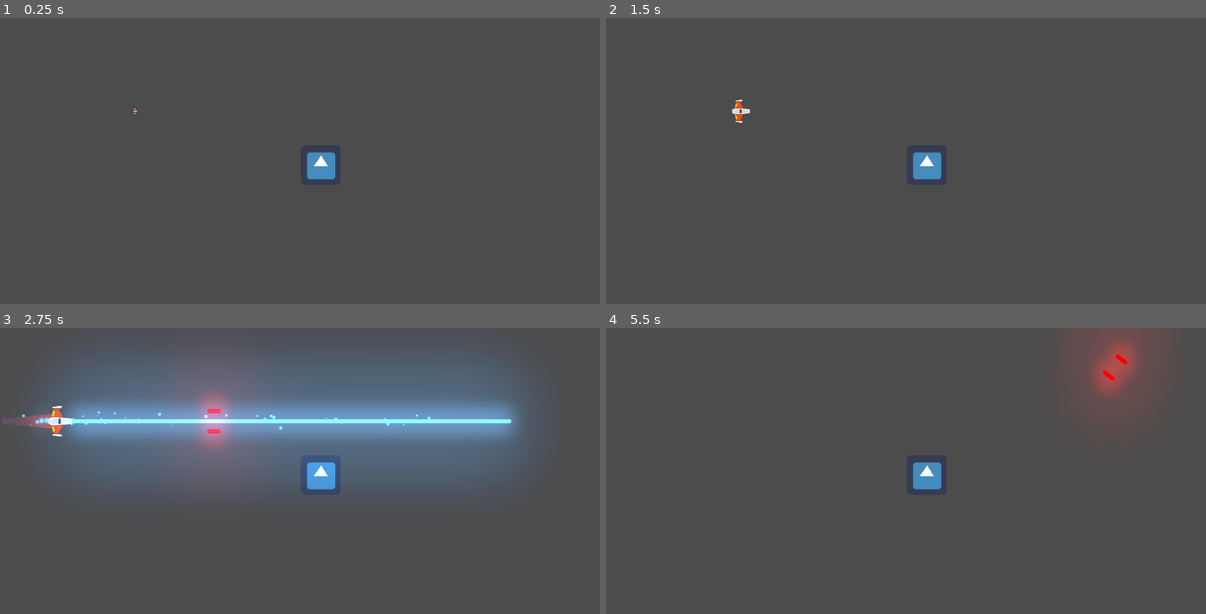
Above: before the commit, frames 1-4 (two rows, left to right).
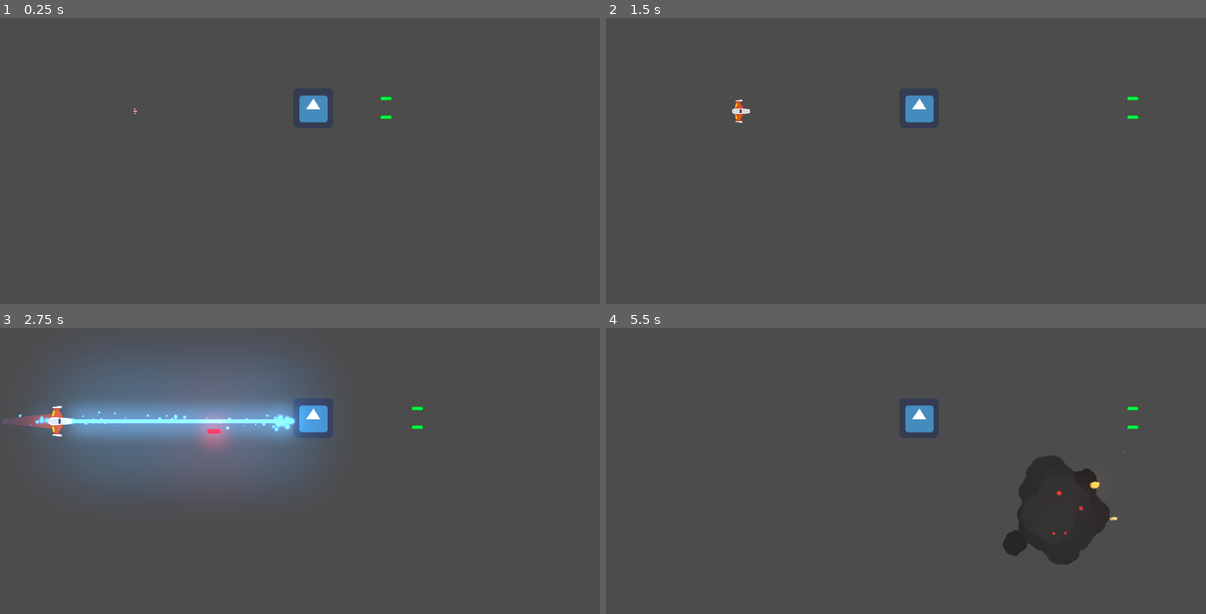
Above: after the commit, the same moments.

Repository: AdrianPerera97/Meteoritos
Game: Godot game, scene res://Juego/Niveles/NivelTest.tscn
The game is run twice, just before and just after one commit, with the same random seed, the same clock (stepped at 60 frames per second) and the same inputs. The engine's default icon, where the game draws it, is replaced by a stand-in: a white triangle on a blue panel in a dark square.
Inputs (mouse positions are in pixels of both pictures, inside the frame that each line leads up to):
- Up to frame 1 (0.25 s): no input
- Up to frame 2 (1.5 s): move the mouse to (1038, 169) at 0.52 s; hold W (mover_adelante) 0.53-1.28 s; hold Space (disparo_principal) 0.53-1.28 s; move the mouse to (786, 203) at 1.27 s; hold S (mover_atras) from 1.28 s (still down); tap Space (disparo_principal) at 1.35 s
- Up to frame 3 (2.75 s): move the mouse to (360, 422) at 2.02 s; release S (mover_atras) at 2.03 s; hold W (mover_adelante) from 2.03 s (still down); hold Right mouse button (disparo_secundario) from 2.03 s (still down); tap Space (disparo_principal) at 2.3 s
- Up to frame 4 (5.5 s): move the mouse to (876, 562) at 2.77 s; release Right mouse button (disparo_secundario) at 2.78 s; tap A (rotar_antihorario) at 2.85 s; tap Space (disparo_principal) at 3.05, 3.8, 4.35 s; move the mouse to (1086, 548) at 3.52 s; release W (mover_adelante) at 3.53 s; hold D (rotar_horario) 3.53-4.28 s; hold S (mover_atras) from 3.53 s (still down); move the mouse to (726, 445) at 4.27 s; move the mouse to (936, 496) at 5.02 s; hold Space (disparo_principal) from 5.03 s (still down)

The runs differ from the first frame. In frame 1, 1.0% of the frame differs, in the area x 49-66%, y 26-57%; in frame 2, 1.0%; in frame 3, 17%, in the area x 3-89%, y 9-58%; in frame 4, 8.0%.

Commit message:
Daño
Generamos daño al enemigo con los disparos primarios y secundarios, y también que nos genere daño el enemigo.
Hicimos corrección de errores de los disparos y muerte del player.

Diff:
--- a/Juego/Autoloads/Eventos.gd
+++ b/Juego/Autoloads/Eventos.gd
@@ -1,4 +1,4 @@
 extends Node
 
 signal disparo(proyectil)
-signal nave_destruida(posicion,explosiones)
+signal nave_destruida(posicion, explosiones)
--- /dev/null
+++ b/Juego/Enemigos/AreaColision.gd
@@ -0,0 +1,17 @@
+extends Area2D
+
+
+# Declare member variables here. Examples:
+# var a = 2
+# var b = "text"
+
+
+# Called when the node enters the scene tree for the first time.
+func _ready():
+	pass # Replace with function body.
+
+# Metodos custom
+# Para que el Area2D reconozca el daño de los proyectiles
+# (el nodo raíz es Node2D y nosotros necesitamos el Area2D)
+func recibir_danio(danio: float) -> void:
+	owner.recibir_danio(danio)
--- a/Juego/Enemigos/EnemigoDummy.gd
+++ b/Juego/Enemigos/EnemigoDummy.gd
@@ -1,7 +1,15 @@
-##class_name EnemigoDummy
-extends Node2D
+class_name EnemigoDummy extends Node2D
 
-#var hitpoints:float = 10.0
+var hitpoints:float = 10.0
+
+func _process(_delta: float) -> void:
+	$Canion.set_esta_disparando(true)
+
+# Metodos custom
+func recibir_danio(danio: float) -> void:
+	hitpoints -= danio
+	if hitpoints <= 0:
+		queue_free()
 
 # Señales internas
 func _on_Area2D_body_entered(body: Node) -> void:
--- a/Juego/Enemigos/EnemigoDummy.tscn
+++ b/Juego/Enemigos/EnemigoDummy.tscn
@@ -1,17 +1,21 @@
-[gd_scene load_steps=4 format=2]
+[gd_scene load_steps=7 format=2]
 
 [ext_resource path="res://icon.png" type="Texture" id=1]
 [ext_resource path="res://Juego/Enemigos/EnemigoDummy.gd" type="Script" id=2]
+[ext_resource path="res://Juego/Enemigos/AreaColision.gd" type="Script" id=3]
+[ext_resource path="res://Juego/Proyectiles/Canion.tscn" type="PackedScene" id=4]
+[ext_resource path="res://Juego/Proyectiles/ProyectilEnemigo.tscn" type="PackedScene" id=5]
 
 [sub_resource type="RectangleShape2D" id=1]
-extents = Vector2( 66.954, 65.0732 )
+extents = Vector2( 67, 67 )
 
 [node name="EnemigoDummy" type="Node2D"]
 script = ExtResource( 2 )
 
 [node name="Area2D" type="Area2D" parent="."]
 collision_layer = 2
-collision_mask = 9
+collision_mask = 13
+script = ExtResource( 3 )
 
 [node name="CollisionShape2D" type="CollisionShape2D" parent="Area2D"]
 shape = SubResource( 1 )
@@ -20,4 +24,15 @@
 scale = Vector2( 2, 2 )
 texture = ExtResource( 1 )
 
+[node name="Canion" parent="." instance=ExtResource( 4 )]
+proyectil = ExtResource( 5 )
+
+[node name="PuntoInzquierdo" parent="Canion" index="0"]
+position = Vector2( 0, -30 )
+
+[node name="PuntoDerecho" parent="Canion" index="1"]
+position = Vector2( 0, 30 )
+
 [connection signal="body_entered" from="Area2D" to="." method="_on_Area2D_body_entered"]
+
+[editable path="Canion"]
--- a/Juego/Explosiones/Explosion.tscn
+++ b/Juego/Explosiones/Explosion.tscn
@@ -220,7 +220,7 @@
 "values": [ true, false ]
 }
 tracks/8/type = "value"
-tracks/8/path = NodePath("ExplosionSFX:playing")
+tracks/8/path = NodePath("AudioStreamPlayer2D:playing")
 tracks/8/interp = 1
 tracks/8/loop_wrap = true
 tracks/8/imported = false
@@ -280,7 +280,6 @@
 
 [node name="FireTrailParticles2D4" type="Particles2D" parent="FireTrails"]
 modulate = Color( 1.2, 1.2, 1.2, 1 )
-emitting = false
 amount = 50
 lifetime = 0.5
 randomness = 0.5
@@ -322,7 +321,5 @@
 autoplay = "Explode"
 anims/Explode = SubResource( 17 )
 
-[node name="ExplosionSFX" type="AudioStreamPlayer2D" parent="."]
-position = Vector2( -2, 0 )
+[node name="AudioStreamPlayer2D" type="AudioStreamPlayer2D" parent="."]
 stream = ExtResource( 4 )
-bus = "SFX"
--- a/Juego/Naves/Player/Player.gd
+++ b/Juego/Naves/Player/Player.gd
@@ -8,6 +8,7 @@
 export var potencia_motor:int =50
 export var potencia_rotacion:int =280
 export var estela_maxima:int=150
+export var hitpoints:float = 15.0
 
 # Atributos
 var empuje:Vector2=Vector2.ZERO
@@ -20,6 +21,7 @@
 onready var estela:Estela=$EstelaPuntoInicio/Trail2D
 onready var motor_sfx:Motor=$MotorSFX
 onready var colisionador:CollisionShape2D=$CollisionShape2D
+onready var impacto_sfx:AudioStreamPlayer = $ImpactoSFX
 
 #Metodos Custom
 func controlador_estados(nuevo_estado:int)-> void:
@@ -35,7 +37,7 @@
 		ESTADO.MUERTO:
 			colisionador.set_deferred("disabled",true)
 			canion.set_puede_disparar(false)
-			Eventos.emit_signal("nave_destruida",global_position,3)
+			Eventos.emit_signal("nave_destruida", global_position, 3)
 			queue_free()
 		_:
 			printerr("Error de estado")
@@ -53,11 +55,12 @@
 func _ready() -> void:
 	controlador_estados(estado_actual)
 
-func _integrate_forces(state: Physics2DDirectBodyState) -> void:
+
+func _integrate_forces(_state: Physics2DDirectBodyState) -> void:
 	apply_central_impulse(empuje.rotated(rotation))
 	apply_torque_impulse(dir_rotacion*potencia_motor)
 
-func _process(delta: float) -> void:
+func _process(_delta: float) -> void:
 	player_input()
 
 func player_input() -> void:
@@ -103,6 +106,13 @@
 	if (event.is_action_released("mover_adelante") or event.is_action_released("mover_atras")):
 		motor_sfx.sonido_off()
 
+func recibir_danio(danio: float) -> void:
+	#danio_recibido_sfx.play()
+	hitpoints -= danio
+	if hitpoints <= 0.0:
+		destruir()
+	impacto_sfx.play()
+
 ##Señales internas
 func _on_AnimationPlayer_animation_finished(anim_name: String) -> void:
 	if anim_name=="spawn":
--- a/Juego/Naves/Player/Player.tscn
+++ b/Juego/Naves/Player/Player.tscn
@@ -7,6 +7,7 @@
 [ext_resource path="res://Juego/Proyectiles/Laser/LaserBeam2D.tscn" type="PackedScene" id=5]
 [ext_resource path="res://Juego/Naves/Player/Estela/Trail2D.tscn" type="PackedScene" id=6]
 [ext_resource path="res://Juego/Naves/Player/Motor/MotorSFX.tscn" type="PackedScene" id=7]
+[ext_resource path="res://Juego/Naves/Player/impacto_sound.ogg" type="AudioStream" id=8]
 
 [sub_resource type="CircleShape2D" id=1]
 radius = 37.7376
@@ -67,12 +68,16 @@
 max_points = 150
 target_path = NodePath("..")
 
-[node name="MotorSFX" parent="." instance=ExtResource( 7 )]
-
 [node name="AnimationPlayer" type="AnimationPlayer" parent="."]
 autoplay = "spawn"
 anims/spawn = SubResource( 2 )
 
+[node name="MotorSFX" parent="." instance=ExtResource( 7 )]
+
+[node name="ImpactoSFX" type="AudioStreamPlayer" parent="."]
+stream = ExtResource( 8 )
+bus = "SFX"
+
 [connection signal="animation_finished" from="AnimationPlayer" to="." method="_on_AnimationPlayer_animation_finished"]
 
 [editable path="Canion"]
--- a/Juego/Niveles/Nivel.gd
+++ b/Juego/Niveles/Nivel.gd
@@ -2,7 +2,7 @@
 extends Node2D
 
 #Atributos Export
-export var explosion:PackedScene=null
+export var explosion:PackedScene = null
 #Atributos onready
 onready var contenedor_proyectiles:Node
 
@@ -13,20 +13,20 @@
 
 #Metodos custom
 func conectar_seniales()-> void:
-	Eventos.connect("disparo",self,"_on_disparo")
-	Eventos.connect("nave_destruida",self,"_on_nave_destruida")
+	Eventos.connect("disparo", self, "_on_disparo")
+	Eventos.connect("nave_destruida", self, "_on_nave_destruida")
 
 func crear_contenedores()-> void:
-	contenedor_proyectiles=Node.new()
-	contenedor_proyectiles.name="ContenedorProyectiles"
+	contenedor_proyectiles = Node.new()
+	contenedor_proyectiles.name = "ContenedorProyectiles"
 	add_child(contenedor_proyectiles)
 
-func _on_disparo(proyectil:Proyectil) -> void:
+func _on_disparo(proyectil: Proyectil) -> void:
 	contenedor_proyectiles.add_child(proyectil)
 
-func _on_nave_destruida(posicion: Vector2, num_explosiones:int)-> void:
-	for i in range(num_explosiones):
-		var new_explosion:Node2D=explosion.instance()
-		new_explosion.global_position=posicion
+func _on_nave_destruida(posicion: Vector2, num_explosiones: int) -> void:
+	for _i in range(num_explosiones):
+		var new_explosion:Node2D = explosion.instance()
+		new_explosion.global_position = posicion
 		add_child(new_explosion)
 		yield(get_tree().create_timer(0.6),"timeout")
--- a/Juego/Niveles/NivelTest.tscn
+++ b/Juego/Niveles/NivelTest.tscn
@@ -20,5 +20,4 @@
 environment = ExtResource( 2 )
 
 [node name="EnemigoDummy" parent="." instance=ExtResource( 5 )]
-position = Vector2( 530.52, 171.864 )
-z_as_relative = false
+position = Vector2( 506.03, -10.6909 )
--- a/Juego/Proyectiles/Canion.gd
+++ b/Juego/Proyectiles/Canion.gd
@@ -1,58 +1,57 @@
-class_name Canion
-extends Node2D
+class_name Canion extends Node2D
+
 
 # Atributos export
-export var proyectil:PackedScene=null
-export var cadencia_disparo:float=0.8
-export var velocidad_proyectil:int=100
-export var danio_proyectil:int=1
+export var proyectil:PackedScene = null
+export var cadencia_disparo:float = 0.8
+export var velocidad_proyectil:int = 100
+export var danio_proyectil:int = 1
 
-#Atributos onready
-onready var timer_enfriamiento:Timer=$TimerEnfriamiento
-onready var disparo_sfx:AudioStreamPlayer2D=$DisparoSFX
-onready var esta_enfriado:bool=true
-onready var esta_disparando:bool=false setget set_esta_disparando
-onready var puede_disparar:bool=false setget set_puede_disparar
+# Atributos onready
+onready var timer_enfriamiento:Timer = $TimerEnfriamiento
+onready var disparo_sfx:AudioStreamPlayer2D = $DisparoSFX
+onready var esta_enfriado:bool = true
+onready var esta_disparando:bool = false setget set_esta_disparando
+onready var puede_disparar:bool = false setget set_puede_disparar
 
-#Atributos
-var puntos_disparo:Array=[]
+# Atributos
+var puntos_disparo:Array = []
 
 # Setters y Getters
-func set_esta_disparando(disparando:bool)->void:
-	esta_disparando=disparando
+func set_esta_disparando(disparando: bool) -> void:
+	esta_disparando = disparando
 
-func set_puede_disparar(duenio_puede:bool)->void:
-	puede_disparar=duenio_puede
+func set_puede_disparar(duenio_puede: bool) -> void:
+	puede_disparar = duenio_puede
 
-#Metodos
+# Metodos
 func _ready() -> void:
 	almacenar_puntos_disparo()
-	timer_enfriamiento.wait_time=cadencia_disparo
+	timer_enfriamiento.wait_time = cadencia_disparo
 
 func _process(_delta: float) -> void:
 	if esta_disparando and esta_enfriado:
 		disparar()
 
-func disparar()->void:
-	esta_enfriado=false
+# Metodos custom
+func almacenar_puntos_disparo() -> void:
+	for nodo in get_children():
+		if nodo is Position2D:
+			puntos_disparo.append(nodo)
+
+func disparar() -> void:
+	esta_enfriado = false
 	disparo_sfx.play()
 	timer_enfriamiento.start()
 	for punto_disparo in puntos_disparo:
-		#disparo_sfx.play()
 		var new_proyectil:Proyectil = proyectil.instance()
 		new_proyectil.crear(
 			punto_disparo.global_position,
 			get_owner().rotation,
 			velocidad_proyectil,
 			danio_proyectil
-			)
-		Eventos.emit_signal("disparo",new_proyectil)
-
-#Metodos custom
-func almacenar_puntos_disparo()->void:
-	for nodo in get_children():
-		if nodo is Position2D:
-			puntos_disparo.append(nodo)
+		)
+		Eventos.emit_signal("disparo", new_proyectil)
 
 func _on_TimerEnfriamiento_timeout() -> void:
-	esta_enfriado=true
+	esta_enfriado = true
--- a/Juego/Proyectiles/Canion.tscn
+++ b/Juego/Proyectiles/Canion.tscn
@@ -1,20 +1,20 @@
 [gd_scene load_steps=4 format=2]
 
-[ext_resource path="res://Juego/Proyectiles/Proyectil.tscn" type="PackedScene" id=1]
-[ext_resource path="res://Juego/Proyectiles/Canion.gd" type="Script" id=2]
+[ext_resource path="res://Juego/Proyectiles/Canion.gd" type="Script" id=1]
+[ext_resource path="res://Juego/Proyectiles/ProyectilPlayer.tscn" type="PackedScene" id=2]
 [ext_resource path="res://Juego/Proyectiles/disparo.wav" type="AudioStream" id=3]
 
 [node name="Canion" type="Node2D"]
-script = ExtResource( 2 )
-proyectil = ExtResource( 1 )
+script = ExtResource( 1 )
+proyectil = ExtResource( 2 )
+velocidad_proyectil = 1000
 
-[node name="PuntoIzquierdo" type="Position2D" parent="."]
+[node name="PuntoInzquierdo" type="Position2D" parent="."]
 
 [node name="PuntoDerecho" type="Position2D" parent="."]
 
 [node name="DisparoSFX" type="AudioStreamPlayer2D" parent="."]
 stream = ExtResource( 3 )
-bus = "SFX"
 
 [node name="TimerEnfriamiento" type="Timer" parent="."]
 
--- a/Juego/Proyectiles/Laser/LaserBeam2D.gd
+++ b/Juego/Proyectiles/Laser/LaserBeam2D.gd
@@ -10,6 +10,8 @@
 export var max_length := 1400.0
 # Base duration of the tween animation in seconds.
 export var growth_time := 0.1
+# Danio del laser
+export var radio_danio: int = 4
 
 # If `true`, the laser is firing.
 # It plays appearing and disappearing animations when it's not animating.
@@ -33,7 +35,7 @@
 
 func _physics_process(delta: float) -> void:
 	cast_to = (cast_to + Vector2.RIGHT * cast_speed * delta).clamped(max_length)
-	cast_beam()
+	cast_beam(delta)
 
 
 func set_is_casting(cast: bool) -> void:
@@ -56,7 +58,7 @@
 
 # Controls the emission of particles and extends the Line2D to `cast_to` or the ray's
 # collision point, whichever is closest.
-func cast_beam() -> void:
+func cast_beam(delta: float) -> void:
 	var cast_point := cast_to
 
 	force_raycast_update()
@@ -66,6 +68,8 @@
 		cast_point = to_local(get_collision_point())
 		collision_particles.global_rotation = get_collision_normal().angle()
 		collision_particles.position = cast_point
+		if get_collider().has_method("recibir_danio"):
+			get_collider().recibir_danio(radio_danio*delta)
 
 	fill.points[1] = cast_point
 	beam_particles.position = cast_point * 0.5
--- a/Juego/Proyectiles/Laser/LaserBeam2D.tscn
+++ b/Juego/Proyectiles/Laser/LaserBeam2D.tscn
@@ -64,6 +64,8 @@
 z_index = 41
 enabled = true
 cast_to = Vector2( 0, 0 )
+collision_mask = 6
+collide_with_areas = true
 script = ExtResource( 1 )
 
 [node name="FillLine2D" type="Line2D" parent="."]
--- a/Juego/Proyectiles/Proyectil.gd
+++ b/Juego/Proyectiles/Proyectil.gd
@@ -1,19 +1,36 @@
-class_name Proyectil
-extends Area2D
+class_name Proyectil extends Area2D
+
 
 # Atributos
-var velocidad:Vector2=Vector2.ZERO
-var danio:float
+var velocidad:Vector2 = Vector2.ZERO
+var danio: float
 
-#Metodos
+# Constructor
+func crear(pos: Vector2, dir: float, vel: float, danio_p: int) -> void:
+		position = pos
+		rotation = dir
+		velocidad = Vector2(vel, 0).rotated(dir)
+		danio = danio_p
+
+# Metodos
 func _physics_process(delta: float) -> void:
-	position+=velocidad*delta
+	position += velocidad * delta
 
-func crear(pos: Vector2, dir: float, vel:float, danio_p:int)->void:
-	position=pos
-	rotation=dir
-	velocidad=Vector2(vel,0).rotated(dir)
+# Metodos custom
+func daniar(otro_cuerpo: CollisionObject2D) -> void:
+	if otro_cuerpo.has_method("recibir_danio"):
+		otro_cuerpo.recibir_danio(danio)
+
+	queue_free()
+
+# Señales internas
+func _on_VisibilityNotifier2D_screen_exited():
+	queue_free()
 
 
-func _on_VisibilityNotifier2D_screen_exited() -> void:
-	queue_free()
+func _on_area_entered(area) -> void:
+	daniar(area)
+
+
+func _on_body_entered(body) -> void:
+	daniar(body)
--- a/Juego/Proyectiles/Proyectil.tscn
+++ b/Juego/Proyectiles/Proyectil.tscn
@@ -3,7 +3,7 @@
 [ext_resource path="res://Juego/Proyectiles/proyectil_player.png" type="Texture" id=1]
 [ext_resource path="res://Juego/Proyectiles/Proyectil.gd" type="Script" id=2]
 
-[node name="Proyectil" type="Area2D"]
+[node name="Area2D" type="Area2D"]
 z_as_relative = false
 collision_layer = 0
 collision_mask = 0
@@ -17,10 +17,13 @@
 texture = ExtResource( 1 )
 
 [node name="CollisionShape2D" type="CollisionShape2D" parent="."]
-rotation = 1.5708
+position = Vector2( 0, -1 )
+rotation = 1.57079
 
 [node name="VisibilityNotifier2D" type="VisibilityNotifier2D" parent="."]
-position = Vector2( -0.116897, -0.0371615 )
-scale = Vector2( 2.04373, 0.364518 )
+position = Vector2( -1.19209e-06, -1 )
+scale = Vector2( 1.5, 0.4 )
 
+[connection signal="area_entered" from="." to="." method="_on_area_entered"]
+[connection signal="body_entered" from="." to="." method="_on_body_entered"]
 [connection signal="screen_exited" from="VisibilityNotifier2D" to="." method="_on_VisibilityNotifier2D_screen_exited"]
--- a/Juego/Proyectiles/ProyectilEnemigo.tscn
+++ b/Juego/Proyectiles/ProyectilEnemigo.tscn
@@ -4,8 +4,8 @@
 [ext_resource path="res://Juego/Proyectiles/proyectil_enemigo.png" type="Texture" id=2]
 
 [sub_resource type="CapsuleShape2D" id=1]
-radius = 6.04789
-height = 24.269
+radius = 4.00004
+height = 21.9999
 
 [node name="ProyectilEnemigo" instance=ExtResource( 1 )]
 z_index = 39
@@ -13,14 +13,9 @@
 collision_mask = 5
 
 [node name="Sprite" parent="." index="0"]
-modulate = Color( 0, 1.3, 0.34, 1 )
+modulate = Color( 0, 1, 0.341176, 1 )
 scale = Vector2( 1, 1 )
 texture = ExtResource( 2 )
 
 [node name="CollisionShape2D" parent="." index="1"]
 shape = SubResource( 1 )
-
-[node name="VisibilityNotifier2D" parent="." index="2"]
-visible = false
-position = Vector2( -0.0672916, -0.0371612 )
-scale = Vector2( 1.62208, 0.404203 )
--- a/Juego/Proyectiles/ProyectilPlayer.tscn
+++ b/Juego/Proyectiles/ProyectilPlayer.tscn
@@ -3,8 +3,8 @@
 [ext_resource path="res://Juego/Proyectiles/Proyectil.tscn" type="PackedScene" id=1]
 
 [sub_resource type="CapsuleShape2D" id=1]
-radius = 7.53605
-height = 32.6028
+radius = 5.00008
+height = 21.9998
 
 [node name="ProyectilPlayer" instance=ExtResource( 1 )]
 z_index = 40
--- a/project.godot
+++ b/project.godot
@@ -13,6 +13,11 @@
 "class": "Canion",
 "language": "GDScript",
 "path": "res://Juego/Proyectiles/Canion.gd"
+}, {
+"base": "Node2D",
+"class": "EnemigoDummy",
+"language": "GDScript",
+"path": "res://Juego/Enemigos/EnemigoDummy.gd"
 }, {
 "base": "Line2D",
 "class": "Estela",
@@ -46,6 +51,7 @@
 } ]
 _global_script_class_icons={
 "Canion": "",
+"EnemigoDummy": "",
 "Estela": "",
 "Motor": "",
 "Nivel": "",
Not shown: 1 places in Juego/Naves/Player/Player.tscn that only renumber resources
Not shown, added: Juego/Naves/Player/impacto_sound.ogg.import
Not shown, added: Juego/Naves/Player/impacto_sound.ogg
